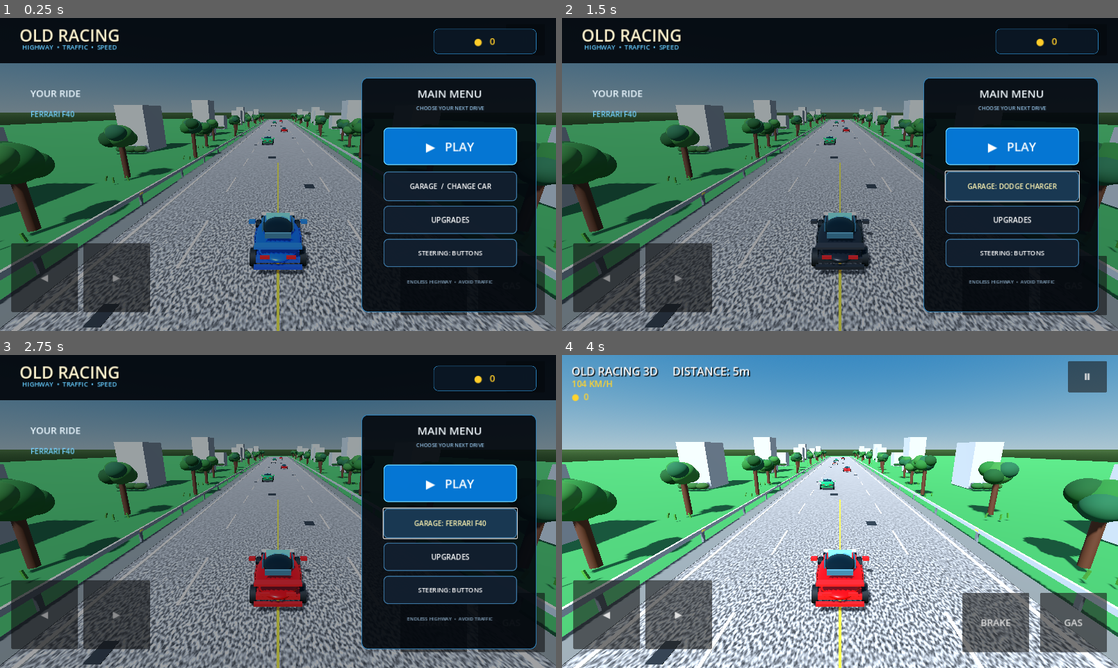
Above: before the commit, frames 1-4 (two rows, left to right).
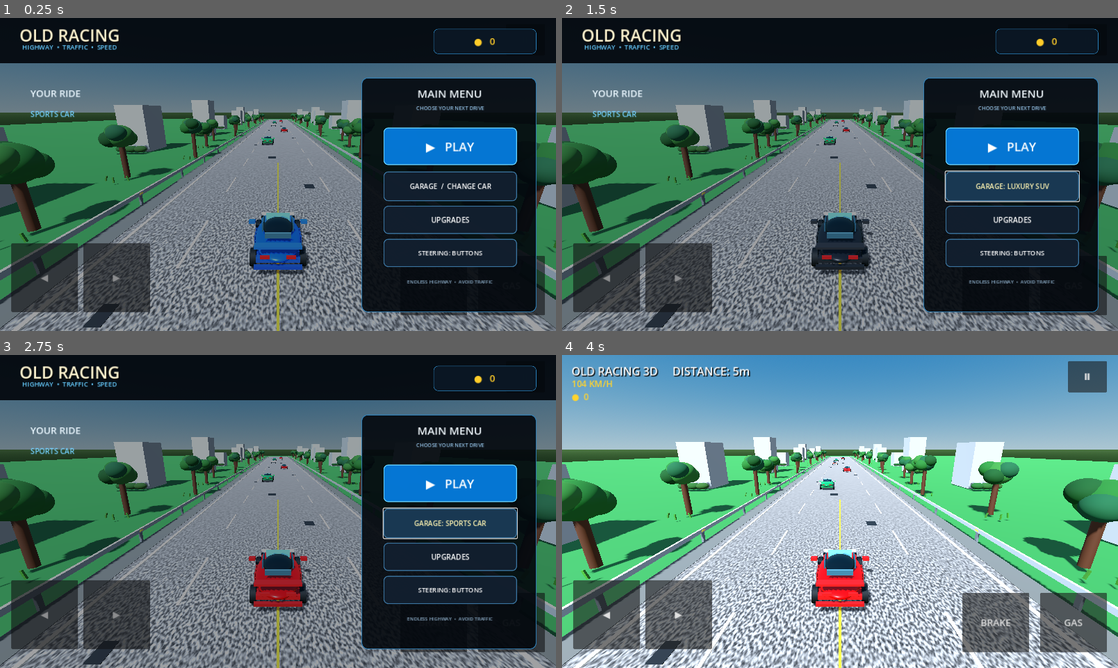
Above: after the commit, the same moments.

Repository: edtatevosiani99-create/Old-Racing
Game: Godot game, scene res://Main.tscn
The game is run twice, just before and just after one commit, with the same random seed, the same clock (stepped at 60 frames per second) and the same inputs.
Inputs:
- Up to frame 1 (0.25 s): no input
- Up to frame 2 (1.5 s): click "GARAGE / CHANGE CAR" at 0.5 s; click "GARAGE: CAMARO ZL1" (after the commit: "GARAGE: SPORT SEDAN") at 1.25 s
- Up to frame 3 (2.75 s): click "GARAGE: DODGE CHARGER" (after the commit: "GARAGE: LUXURY SUV") at 2 s
- Up to frame 4 (4 s): click "GARAGE: FERRARI F40" (after the commit: "GARAGE: SPORTS CAR") at 2.75 s; click "▶ PLAY" at 3.5 s

The runs differ from the first frame. In frame 1, 0.1% of the frame differs, in the area x 5-14%, y 29-32%; in frame 2, 0.3%, in the area x 5-89%, y 29-55%; in frame 3, 0.2%; in frame 4, nothing differs.

Commit message:
Show accurate garage names until selected model files are bundled

Diff:
--- a/godot/main.gd
+++ b/godot/main.gd
@@ -246,9 +246,21 @@
         add_child(grass)
 
 
+func _car_display_name(index: int) -> String:
+    var model_paths: Array[String] = [
+        "res://assets/cars/ferrari_f40.glb",
+        "res://assets/cars/camaro_zl1_2017.glb",
+        "res://assets/cars/dodge_charger.glb"
+    ]
+    if index >= 0 and index < model_paths.size() and ResourceLoader.exists(model_paths[index]):
+        return car_names[index]
+    var fallback_names: Array[String] = ["SPORTS CAR", "SPORT SEDAN", "LUXURY SUV"]
+    return fallback_names[index % fallback_names.size()]
+
+
 func _make_car(color: Color, is_player: bool) -> Node3D:
     var root := Node3D.new()
-    # Prefer real CC0 glTF vehicle models; keep procedural fallback for editor/offline runs.
+    # Prefer the selected Poly Pizza models; use the bundled Kenney cars until those files are added.
     # Imported Poly Pizza cars. Add the downloaded GLB files at these exact paths.
     # If an asset is absent, the safe procedural fallback below keeps the game playable.
     var vehicle_paths: Array[String] = [
@@ -500,7 +512,7 @@
     menu_panel.add_child(left_caption)
 
     var car_caption := Label.new()
-    car_caption.text = car_names[car_color_index]
+    car_caption.text = _car_display_name(car_color_index)
     car_caption.anchor_left = 0.055
     car_caption.anchor_right = 0.43
     car_caption.anchor_top = 0.29
@@ -631,7 +643,7 @@
 func _cycle_car_color() -> void:
     car_color_index = (car_color_index + 1) % car_colors.size()
     selected_car_color = car_colors[car_color_index]
-    car_color_button.text = "GARAGE: " + car_names[car_color_index]
+    car_color_button.text = "GARAGE: " + _car_display_name(car_color_index)
     if is_instance_valid(player):
         player.queue_free()
     player = _make_car(selected_car_color, true)
